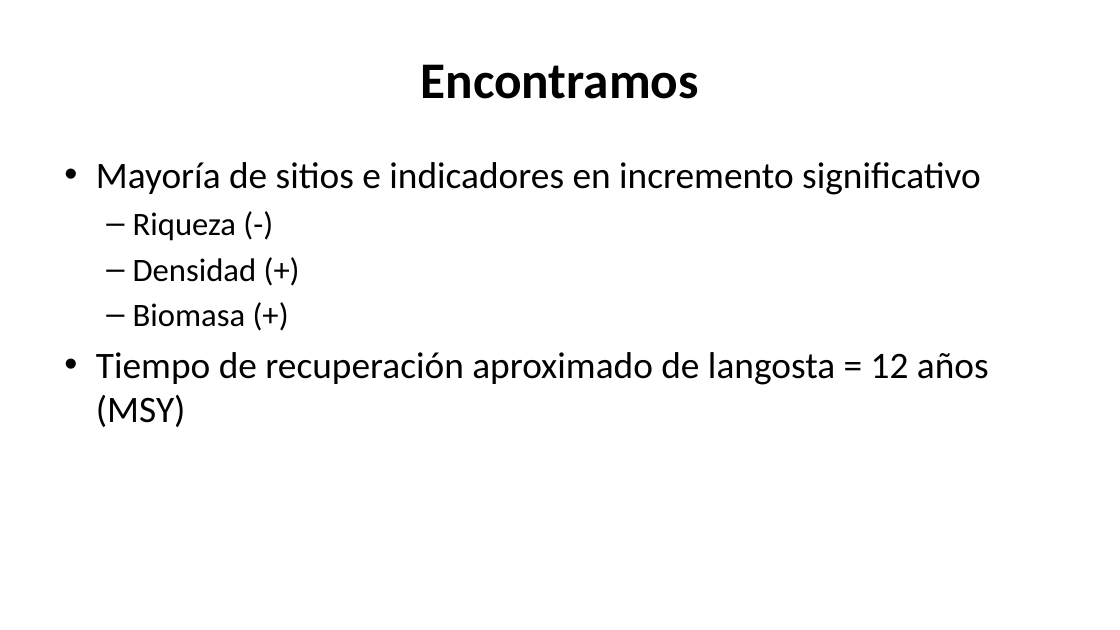
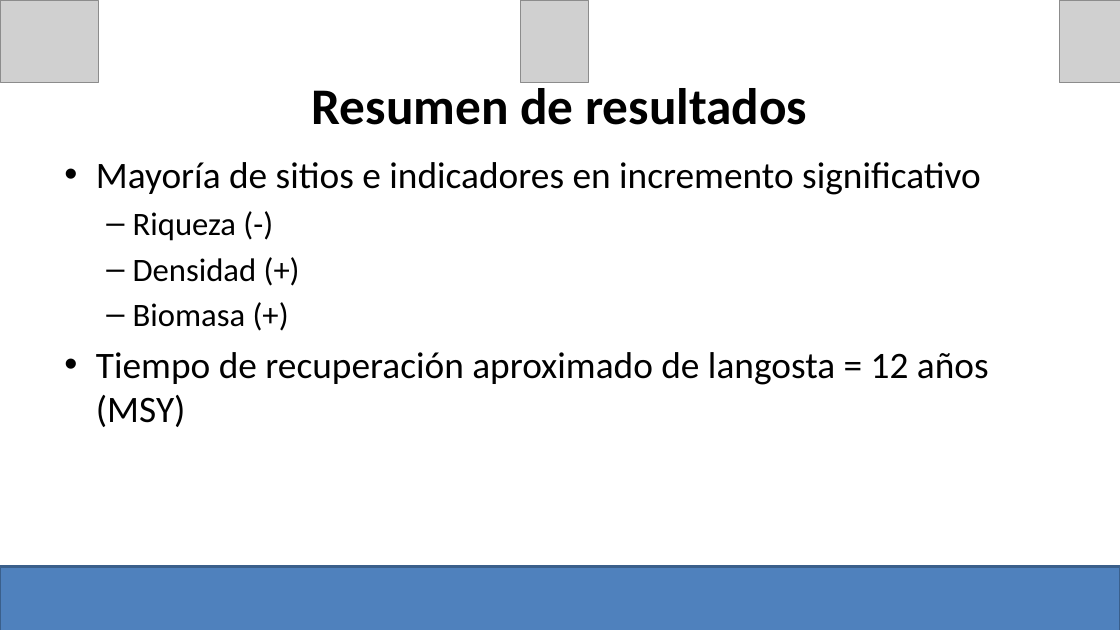
Before and after one commit to turfeffect/Docs, a slide deck: slide 15 of Presentations/Workshop in Mexico/Mexico Workshop.pptx (slide 16 before the commit). Drawn at 1120x630 pixels with LibreOffice and Linux fonts; fonts in the diff are those of the drawing; grey boxes stand for pictures. Boxes give left, top, right and bottom in pixels: in the first picture for what was removed or moved away, otherwise in the second. Text is boxed around its words. In the diff, an @@ line names an element or a change of style, - is before the commit and + after.

```diff
--- a/Presentations/Workshop in Mexico/Mexico Workshop.pptx
+++ b/Presentations/Workshop in Mexico/Mexico Workshop.pptx
@@ picture added at (x1=0, y1=0, x2=98, y2=82) @@
@@ picture added at (x1=520, y1=0, x2=588, y2=82) @@
@@ picture added at (x1=1060, y1=0, x2=1120, y2=82) @@
@@ title at (x1=312, y1=81, x2=807, y2=125): text changed @@
-Encontramos
+Resumen de resultados
@@ rectangle added at (x1=0, y1=566, x2=1120, y2=630), fill #4F81BD, outline #3A5F8C 2 pt @@
```
Also in this commit, not shown: 9 other slides changed, 6 slides added, 6 slides removed.
